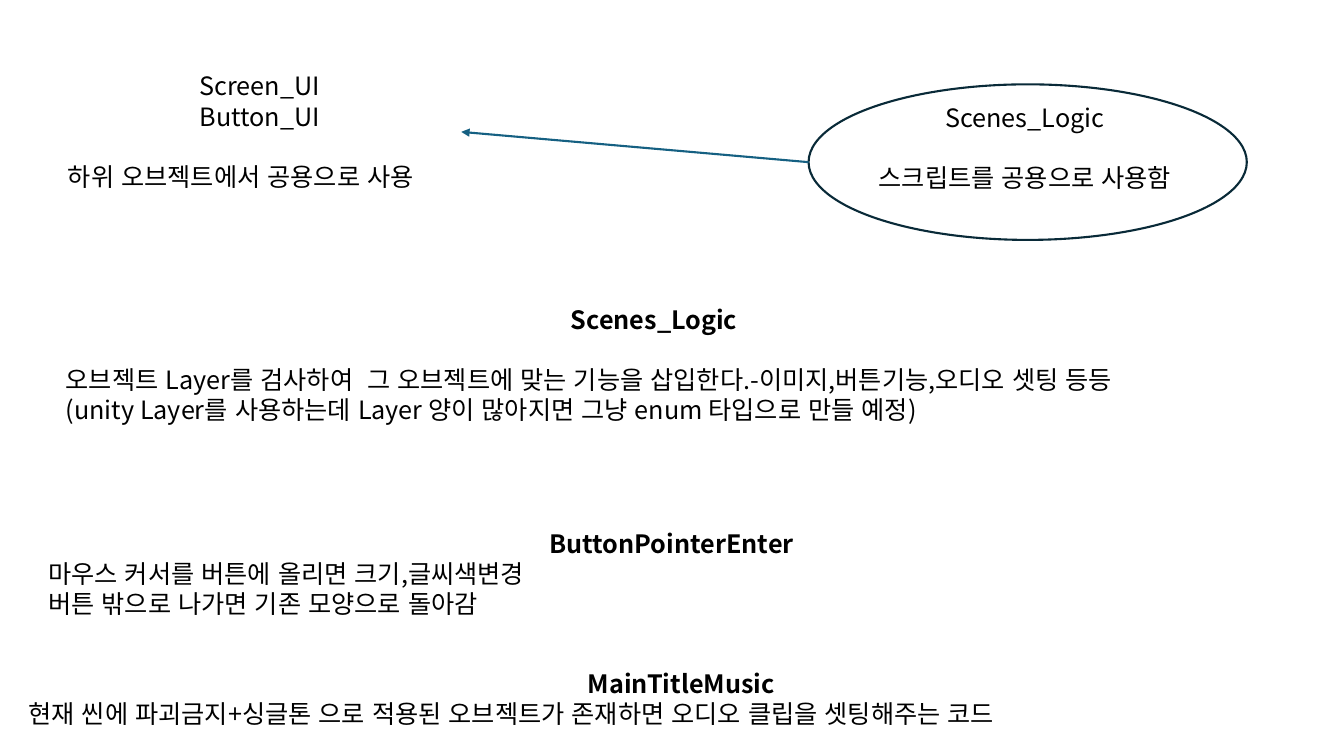
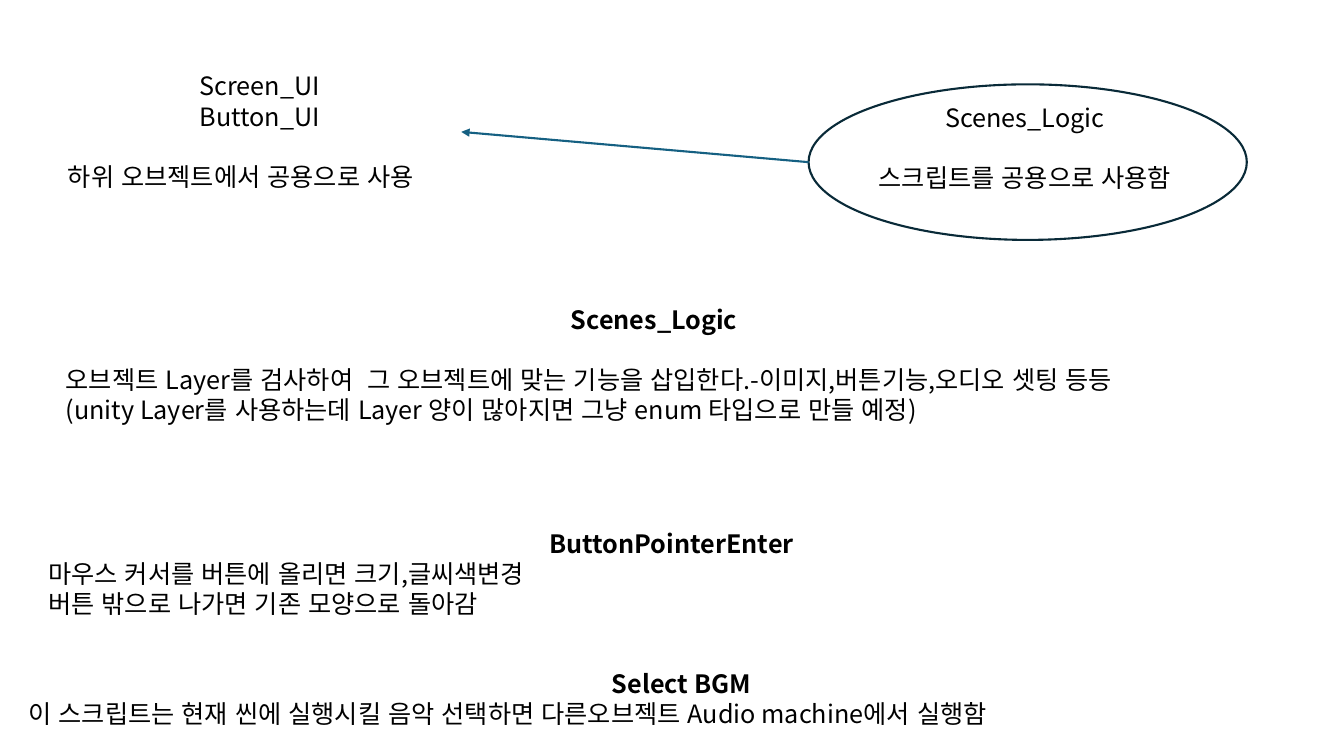
Before and after one commit to SadSmileXD/Team_project, a slide deck: slide 3 of 작업.pptx. Drawn at 1344x756 pixels with LibreOffice and Linux fonts; fonts in the diff are those of the drawing. Boxes give left, top, right and bottom in pixels: in the first picture for what was removed or moved away, otherwise in the second. Text is boxed around its words. In the diff, an @@ line names an element or a change of style, - is before the commit and + after.

```diff
--- a/작업.pptx
+++ b/작업.pptx
@@ text at <box>29,673,987,725</box>: text changed @@
-MainTitleMusic
-현재 씬에 파괴금지+싱글톤 으로 적용된 오브젝트가 존재하면 오디오 클립을 셋팅해주는 코드
+Select BGM
+이 스크립트는 현재 씬에 실행시킬 음악 선택하면 다른오브젝트 Audio machine에서 실행함
```
Also in this commit, not shown: 2 other slides changed, 21 other files.
